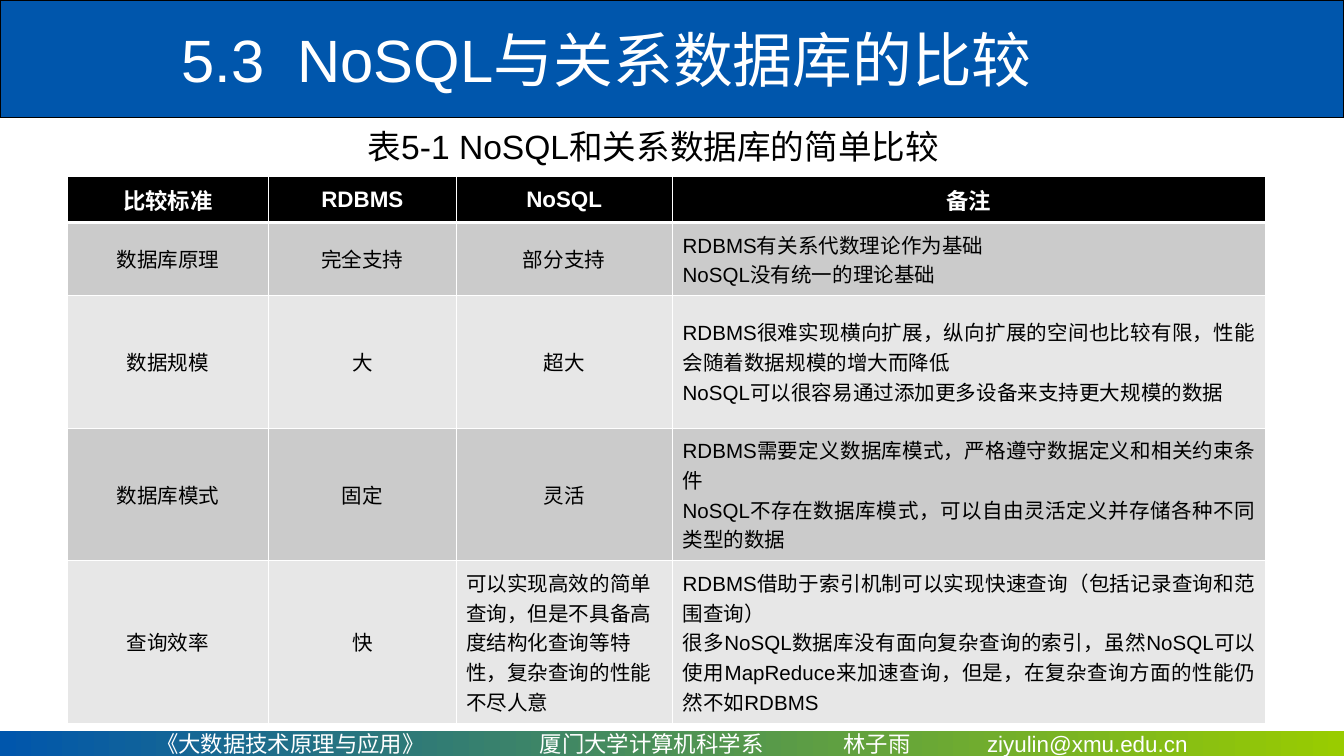
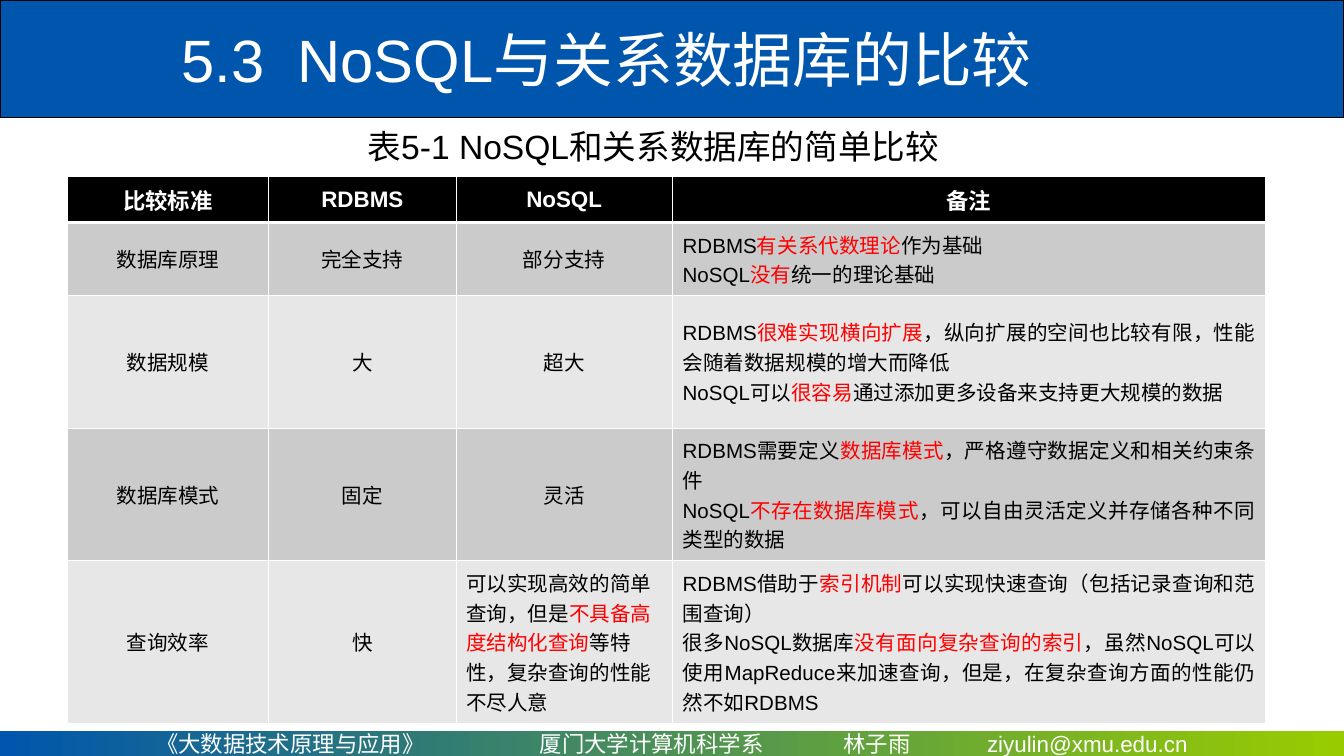
Before and after one commit to ly2010dd/courses_repo, a slide deck: slide 9 of PPT/Chapter5-厦门大学-林子雨-大数据技术原理与应用-第五章-NoSQL数据库（网易云课堂）.ppt. Drawn at 1344x756 pixels with LibreOffice and Linux fonts; fonts in the diff are those of the drawing; background and template pictures are left out. Boxes give left, top, right and bottom in pixels: in the first picture for what was removed or moved away, otherwise in the second. Text is boxed around its words. In the diff, an @@ line names an element or a change of style, - is before the commit and + after.

```diff
--- a/PPT/Chapter5-厦门大学-林子雨-大数据技术原理与应用-第五章-NoSQL数据库（网易云课堂）.ppt
+++ b/PPT/Chapter5-厦门大学-林子雨-大数据技术原理与应用-第五章-NoSQL数据库（网易云课堂）.ppt
@@ table at (67,176,1265,716) @@
@@ text colour #000000 to #FF0000 in "RDBMS有关系代数理论作为基础", "NoSQL没有统一的理论基础", "RDBMS很难实现横向扩展，纵向扩展的空间也比较有限，性能会随着数据规模的增大而降低", "NoSQL可以很容易通过添加更多设备来支持更大规模的数据" and 5 more places @@
```
Also in this commit, not shown: 20 other slides changed.
